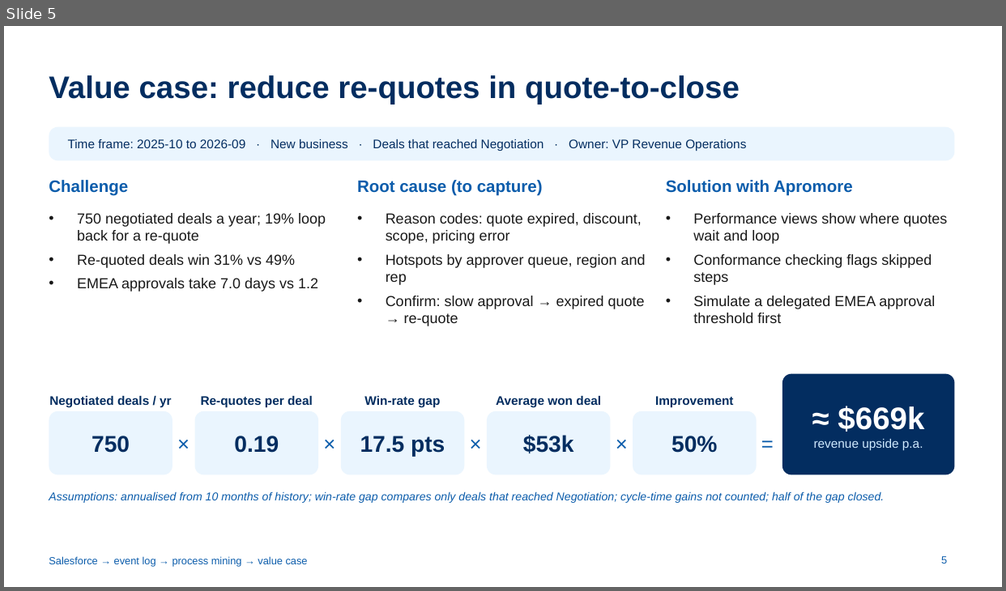
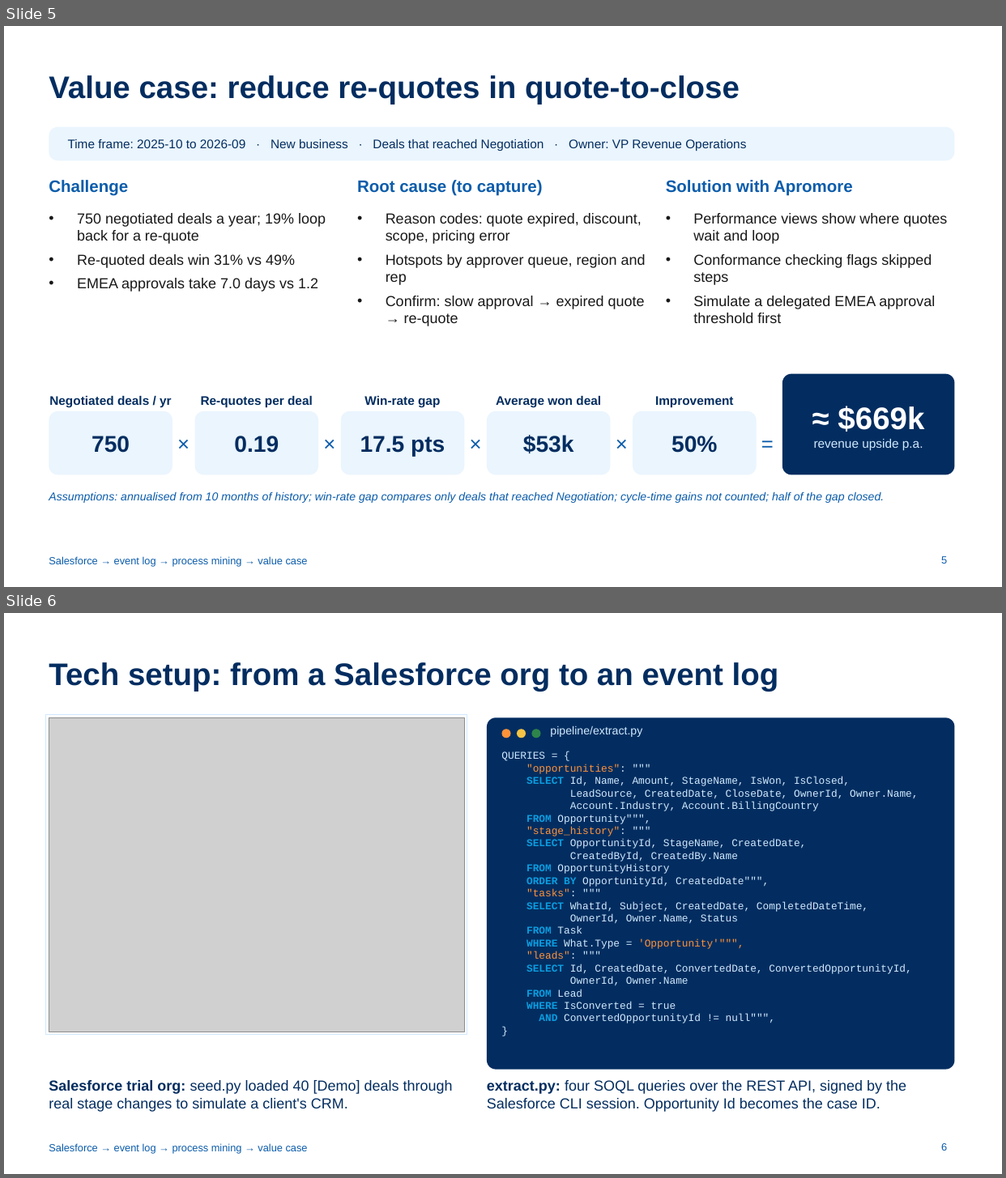
Before and after one commit to ch-lukas/salesforce-process-intelligence, a slide deck: deck/salesforce-process-intelligence.pptx. Shown one above the other, each under a label of ours: slide 5 before the commit, slides 5 and 6 after it. The pictures are 1006x591 and 1006x1178 pixels, drawn with LibreOffice and Linux fonts; fonts in the diff are those of the drawing; grey boxes stand for pictures. Boxes give left, top, right and bottom in pixels: in the first picture for what was removed or moved away, otherwise in the second. Text is boxed around its words. In the diff, an @@ line names an element or a change of style, - is before the commit and + after.

```diff
--- a/deck/salesforce-process-intelligence.pptx
+++ b/deck/salesforce-process-intelligence.pptx
@@ slide 6 added at [4,613,1002,1174], background #FFFFFF; not listed: 1 template element that a slide beside it also shows @@
@@ title added at [49,662,779,691], 30 pt, text #032D60, bold @@
+Tech setup: from a Salesforce org to an event log
@@ rectangle added at [46,715,467,1035], fill #FFFFFF, outline #CFE9FE 1 pt @@
@@ picture added at [49,717,464,1033] @@
@@ rounded rectangle added at [487,717,955,1070], fill #032D60 @@
@@ ellipse added at [502,729,511,738], fill #FE9339 @@
@@ ellipse added at [517,729,526,738], fill #F6C344 @@
@@ ellipse added at [532,729,541,738], fill #2E844A @@
@@ text added at [550,726,642,737], 11 pt, text #CFE9FE @@
+pipeline/extract.py
@@ text added at [501,752,918,1024], 10 pt, text #CFE9FE @@
+QUERIES = {
+"opportunities": """
+SELECT Id, Name, Amount, StageName, IsWon, IsClosed,
+LeadSource, CreatedDate, CloseDate, OwnerId, Owner.Name,
+Account.Industry, Account.BillingCountry
+FROM Opportunity""",
+"stage_history": """
+SELECT OpportunityId, StageName, CreatedDate,
+CreatedById, CreatedBy.Name
+FROM OpportunityHistory
+ORDER BY OpportunityId, CreatedDate""",
+"tasks": """
+SELECT WhatId, Subject, CreatedDate, CompletedDateTime,
+OwnerId, Owner.Name, Status
+FROM Task
+WHERE What.Type = 'Opportunity'""",
+"leads": """
+SELECT Id, CreatedDate, ConvertedDate, ConvertedOpportunityId,
+OwnerId, Owner.Name
+FROM Lead
+WHERE IsConverted = true
+AND ConvertedOpportunityId != null""",
+}
@@ text added at [49,1080,453,1112], 14 pt, text #032D60 @@
+Salesforce trial org: seed.py loaded 40 [Demo] deals through real stage changes to simulate a client's CRM.
@@ text added at [487,1080,906,1112], 14 pt, text #032D60 @@
+extract.py: four SOQL queries over the REST API, signed by the Salesforce CLI session. Opportunity Id becomes the case ID.
@@ page number added at [941,1144,947,1151], 10 pt, text #0B5CAB @@
+6
```
Also in this commit, not shown: 1 slide removed, 6 other files.
